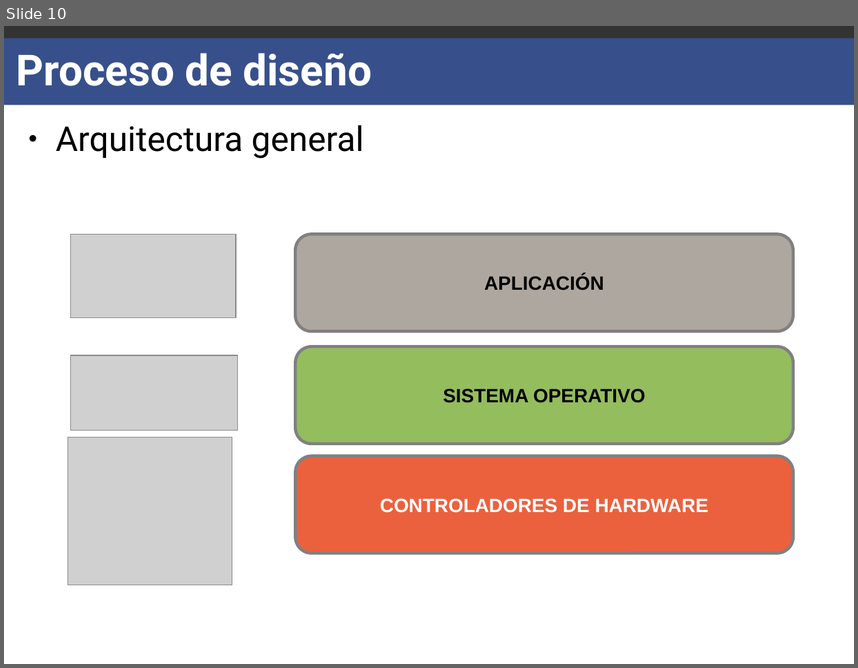
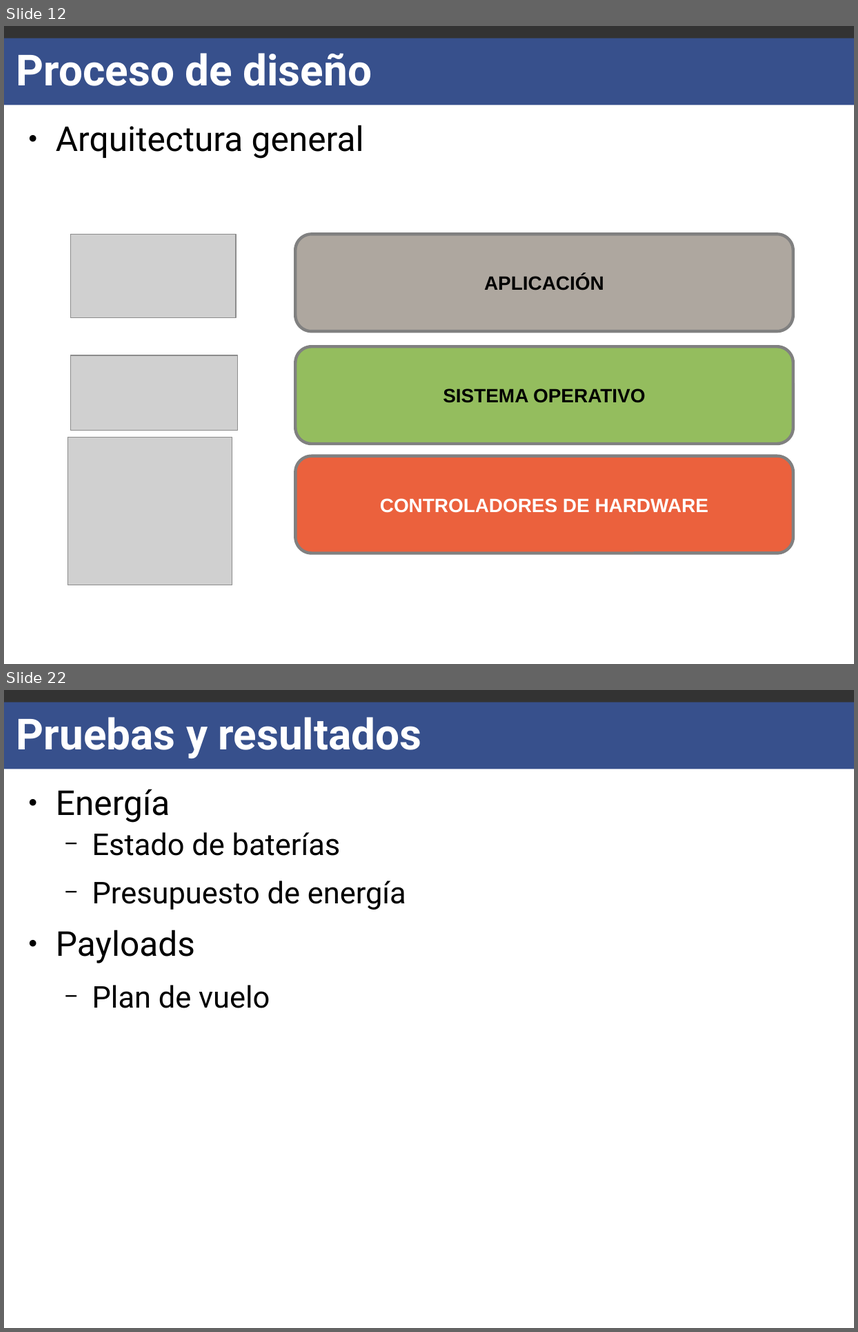
Before and after one commit to carlgonz/Trabajo-de-titulo, a slide deck: Presentacion/Moria-Presentacion.odp. Shown one above the other, each under a label of ours: slide 10 before the commit, slides 12 and 22 after it; the slides between them are not shown. The pictures are 858x668 and 858x1332 pixels, drawn with LibreOffice and Linux fonts; fonts in the diff are those of the drawing; grey boxes stand for pictures. Boxes give left, top, right and bottom in pixels: in the first picture for what was removed or moved away, otherwise in the second. Text is boxed around its words. In the diff, an @@ line names an element or a change of style, - is before the commit and + after.

```diff
--- a/Presentacion/Moria-Presentacion.odp
+++ b/Presentacion/Moria-Presentacion.odp
@@ slide 22 added at (4,690,854,1328), background #FFFFFF; not listed: 2 template elements that a slide beside it also shows @@
@@ title added at (16,717,422,759), 40 pt, text #FFFFFF, bold @@
+Pruebas y resultados
@@ text added at (56,789,406,1008), 28 pt, text #000000 @@
+● Energía
+  − Estado de baterías
+  − Presupuesto de energía
+● Payloads
+  − Plan de vuelo
@@ what was slide 10 is now slide 12 @@
```
Also in this commit, not shown: 6 slides changed, 12 other slides added, 1 slide removed, 2 other files.
